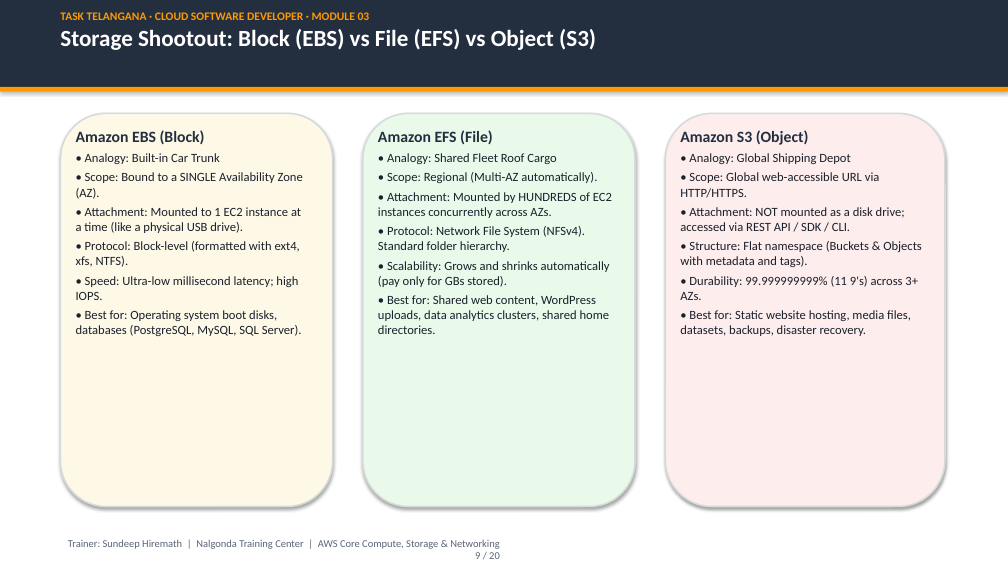
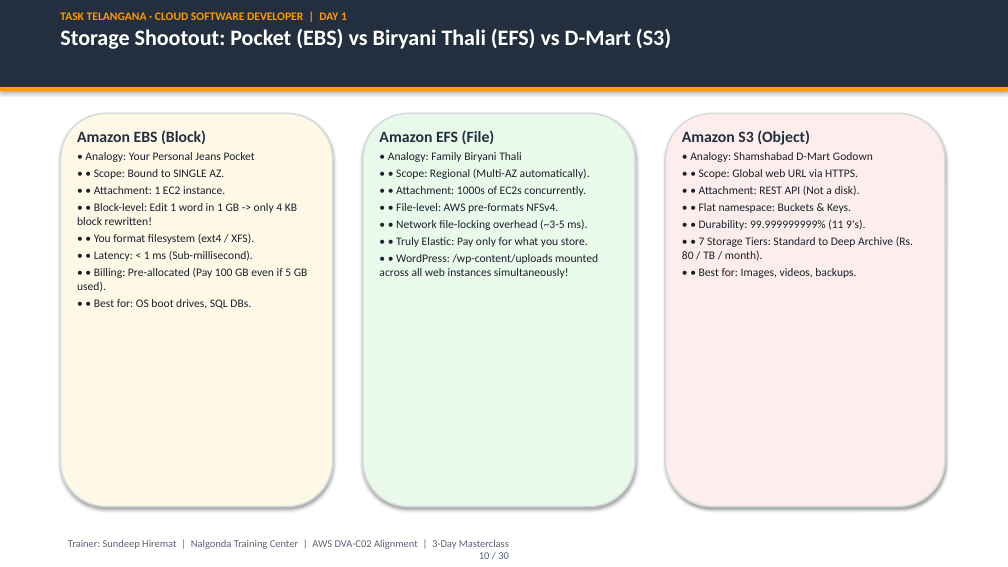
Before and after one commit to cloude-user/task, a slide deck: slide 10 of module_03_aws_core/presentation/Module_03_AWS_Core_Services_Masterclass.pptx (slide 9 before the commit). Drawn at 1008x567 pixels with LibreOffice and Linux fonts; fonts in the diff are those of the drawing. Boxes give left, top, right and bottom in pixels: in the first picture for what was removed or moved away, otherwise in the second. Text is boxed around its words. In the diff, an @@ line names an element or a change of style, - is before the commit and + after.

Commit message:
Feature/vpc networking (#3)
* docs(module03): add dedicated VPC networking & compute/storage/db master guides with analogies and diagrams

* docs(module03): expand EBS vs EFS block vs file deep dive, S3 7-tiers, HTTPS TLS handshake, and public vs private DNS

* feat(module03): infuse Tollywood cinema & Telangana kirana analogies, unify single versions, and update masterclass PPTX

* cloud-formation

---------

```diff
--- a/module_03_aws_core/presentation/Module_03_AWS_Core_Services_Masterclass.pptx
+++ b/module_03_aws_core/presentation/Module_03_AWS_Core_Services_Masterclass.pptx
@@ text at [60,12,671,49]: text changed; size 22 to 21 pt @@
-TASK TELANGANA · CLOUD SOFTWARE DEVELOPER · MODULE 03
-Storage Shootout: Block (EBS) vs File (EFS) vs Object (S3)
+TASK TELANGANA · CLOUD SOFTWARE DEVELOPER | DAY 1
+Storage Shootout: Pocket (EBS) vs Biryani Thali (EFS) vs D-Mart (S3)
@@ text at [77,152,308,309]: text changed; size 12 to 11 pt @@
-• Analogy: Built-in Car Trunk
-• Scope: Bound to a SINGLE Availability Zone (AZ).
-• Attachment: Mounted to 1 EC2 instance at a time (like a physical USB drive).
-• Protocol: Block-level (formatted with ext4, xfs, NTFS).
-• Speed: Ultra-low millisecond latency; high IOPS.
-• Best for: Operating system boot disks, databases (PostgreSQL, MySQL, SQL Server).
+• Analogy: Your Personal Jeans Pocket
+• • Scope: Bound to SINGLE AZ.
+• • Attachment: 1 EC2 instance.
+• • Block-level: Edit 1 word in 1 GB -> only 4 KB block rewritten!
+• • You format filesystem (ext4 / XFS).
+• • Latency: < 1 ms (Sub-millisecond).
+• • Billing: Pre-allocated (Pay 100 GB even if 5 GB used).
+• • Best for: OS boot drives, SQL DBs.
@@ text at [379,152,598,278]: text changed; size 12 to 11 pt @@
-• Analogy: Shared Fleet Roof Cargo
-• Scope: Regional (Multi-AZ automatically).
-• Attachment: Mounted by HUNDREDS of EC2 instances concurrently across AZs.
-• Protocol: Network File System (NFSv4). Standard folder hierarchy.
-• Scalability: Grows and shrinks automatically (pay only for GBs stored).
-• Best for: Shared web content, WordPress uploads, data analytics clusters, shared home directories.
+• Analogy: Family Biryani Thali
+• • Scope: Regional (Multi-AZ automatically).
+• • Attachment: 1000s of EC2s concurrently.
+• • File-level: AWS pre-formats NFSv4.
+• • Network file-locking overhead (~3-5 ms).
+• • Truly Elastic: Pay only for what you store.
+• • WordPress: /wp-content/uploads mounted across all web instances simultaneously!
@@ text at [682,152,913,278]: text changed; size 12 to 11 pt @@
-• Analogy: Global Shipping Depot
-• Scope: Global web-accessible URL via HTTP/HTTPS.
-• Attachment: NOT mounted as a disk drive; accessed via REST API / SDK / CLI.
-• Structure: Flat namespace (Buckets & Objects with metadata and tags).
-• Durability: 99.999999999% (11 9's) across 3+ AZs.
-• Best for: Static website hosting, media files, datasets, backups, disaster recovery.
+• Analogy: Shamshabad D-Mart Godown
+• • Scope: Global web URL via HTTPS.
+• • Attachment: REST API (Not a disk).
+• • Flat namespace: Buckets & Keys.
+• • Durability: 99.999999999% (11 9's).
+• • 7 Storage Tiers: Standard to Deep Archive (Rs. 80 / TB / month).
+• • Best for: Images, videos, backups.
@@ text at [68,539,509,559]: text changed @@
-Trainer: Sundeep Hiremath | Nalgonda Training Center | AWS Core Compute, Storage & Networking
-9 / 20
+Trainer: Sundeep Hiremat | Nalgonda Training Center | AWS DVA-C02 Alignment | 3-Day Masterclass
+10 / 30
```
Also in this commit, not shown: 15 other slides changed, 12 slides added, 4 slides removed, 25 other files.
